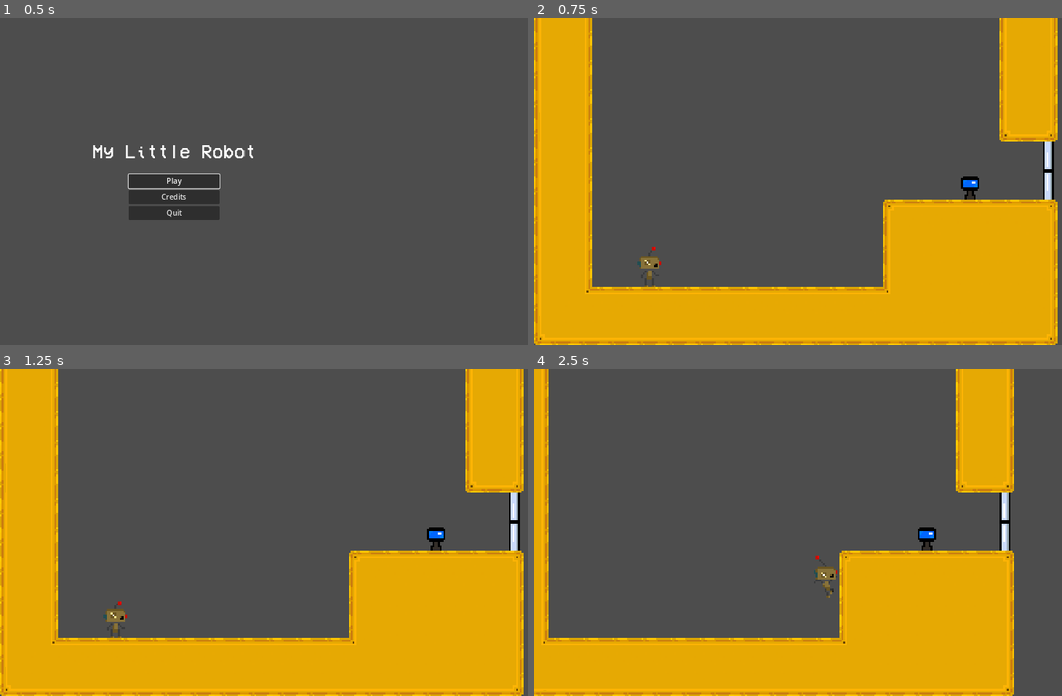
Above: before the commit, frames 1-4 (two rows, left to right).
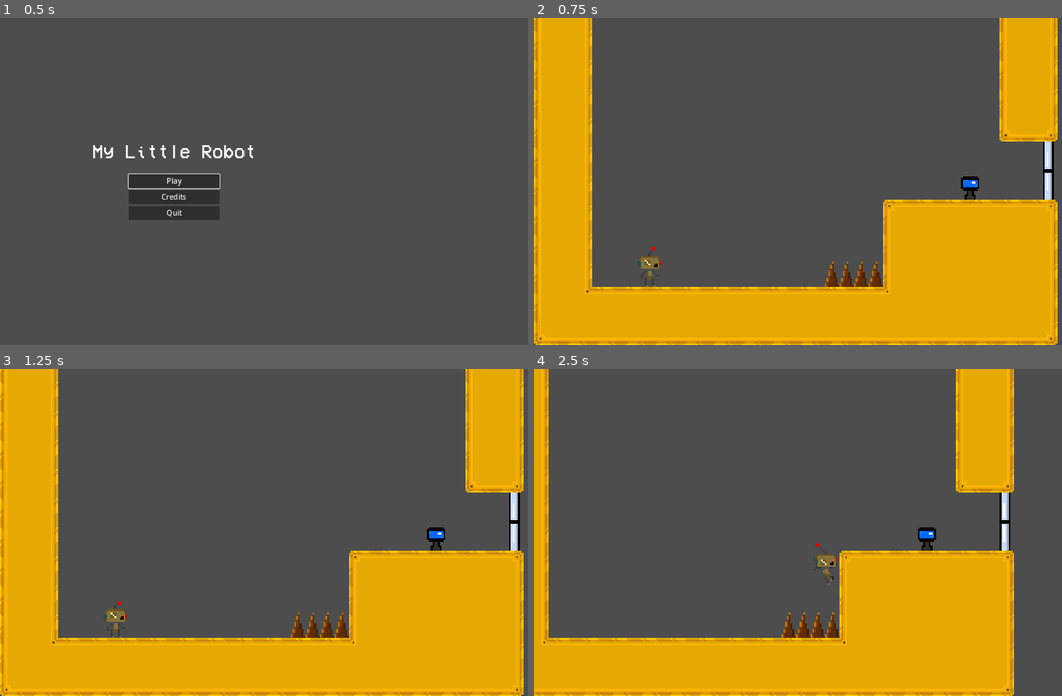
Above: after the commit, the same moments.

Repository: kdreese/gmtk-2024
Game: Godot game, scene res://src/menu/root_menu.tscn
The game is run twice, just before and just after one commit, with the same random seed, the same clock (stepped at 60 frames per second) and the same inputs.
Inputs (mouse positions are in pixels of both pictures, inside the frame that each line leads up to):
- Up to frame 1 (0.5 s): no input
- Up to frame 2 (0.75 s): click "Play" at 0.5 s
- Up to frame 3 (1.25 s): no input
- Up to frame 4 (2.5 s): tap Enter at 1.25 s; move the mouse to (951, 516) at 1.27 s; hold D (move_right) from 1.28 s (still down); tap Shift (dash) at 1.35 s; click (951, 516) at 1.42 s; tap Up (jump) at 1.52, 2.27 s; move the mouse to (708, 548) at 2.02 s; tap E (interact) at 2.1 s

Frame 1 is identical in both runs. In frame 2, 0.4% of the frame differs, in the area x 55-67%, y 74-83%; in frame 3, 0.4%; in frame 4, 0.8%, in the area x 46-58%, y 53-83%.

Commit message:
Initial spikes implementation

Diff:
--- a/project.godot
+++ b/project.godot
@@ -67,6 +67,7 @@
 
 2d_physics/layer_1="Ground"
 2d_physics/layer_2="Player"
+2d_physics/layer_3="HitBox"
 
 [physics]
 
--- /dev/null
+++ b/resources/tilesets/tileset_objects.tres
@@ -0,0 +1,13 @@
+[gd_resource type="TileSet" load_steps=3 format=3 uid="uid://dcqu0nuio066k"]
+
+[ext_resource type="Texture2D" uid="uid://61lskjqrn5x4" path="res://assets/objects/spikes.png" id="1_tm0ms"]
+
+[sub_resource type="TileSetAtlasSource" id="TileSetAtlasSource_wd65y"]
+texture = ExtResource("1_tm0ms")
+0:0/0 = 0
+0:0/0/physics_layer_0/polygon_0/points = PackedVector2Array(-8, -8, 8, -8, 8, 8, -8, 8)
+
+[resource]
+physics_layer_0/collision_layer = 4
+physics_layer_0/collision_mask = 0
+sources/0 = SubResource("TileSetAtlasSource_wd65y")
--- a/src/game/player.gd
+++ b/src/game/player.gd
@@ -15,7 +15,7 @@
 @export var DASH_COOLDOWN := 0.3
 @export var GROUNDED_JUMP_VELOCITY := -300.0
 @export var AERIAL_JUMP_VELOCITY := -280.0
-@export var JUMP_RELEASE_VELOCITY_REDUCTION := 3.0
+@export var JUMP_RELEASE_VELOCITY_REDUCTION := 1.8
 @export var COYOTE_TIME_LIMIT := 0.2
 @export var LANDING_JUMP_BUFFER_TIME := 0.05
 
@@ -183,3 +183,8 @@
 	else:
 		standing_collision_shape.disabled = false
 		dashing_collision_shape.disabled = true
+
+
+func _on_hurt_box_area_entered(area: Area2D) -> void:
+	animated_sprite_2d.play("hurt")
+	print("area entered")
--- a/src/game/player.tscn
+++ b/src/game/player.tscn
@@ -1,7 +1,7 @@
-[gd_scene load_steps=9 format=3 uid="uid://5t5rtqxp61dy"]
+[gd_scene load_steps=10 format=3 uid="uid://5t5rtqxp61dy"]
 
 [ext_resource type="Script" path="res://src/game/player.gd" id="1_21smu"]
-[ext_resource type="SpriteFrames" uid="uid://ce8sxgysi15q5" path="res://assets/characters/player/player_sprite_frames.tres" id="2_63n2m"]
+[ext_resource type="SpriteFrames" uid="uid://ce8sxgysi15q5" path="res://resources/player_sprite_frames.tres" id="2_63n2m"]
 [ext_resource type="AudioStream" uid="uid://cebju2b7ouf82" path="res://assets/sounds/jump.wav" id="3_47665"]
 [ext_resource type="AudioStream" uid="uid://bm7tgjnq42ybi" path="res://assets/sounds/dash.wav" id="4_h3ksm"]
 [ext_resource type="AudioStream" uid="uid://c0r84jdrakxdw" path="res://assets/sounds/step_1.wav" id="5_248jy"]
@@ -11,6 +11,10 @@
 [sub_resource type="CapsuleShape2D" id="CapsuleShape2D_6takb"]
 radius = 8.0
 height = 24.0
+
+[sub_resource type="CapsuleShape2D" id="CapsuleShape2D_yvbrx"]
+radius = 5.0
+height = 16.0
 
 [node name="Player" type="CharacterBody2D" groups=["Player"]]
 z_index = 10
@@ -63,5 +67,15 @@
 [node name="StepTimer" type="Timer" parent="."]
 wait_time = 0.25
 
+[node name="HurtBox" type="Area2D" parent="."]
+collision_layer = 0
+collision_mask = 4
+monitorable = false
+
+[node name="CollisionShape2D" type="CollisionShape2D" parent="HurtBox"]
+position = Vector2(0, -9)
+shape = SubResource("CapsuleShape2D_yvbrx")
+
 [connection signal="animation_changed" from="AnimatedSprite2D" to="." method="on_animation_changed"]
 [connection signal="timeout" from="StepTimer" to="." method="play_step_sound"]
+[connection signal="area_entered" from="HurtBox" to="." method="_on_hurt_box_area_entered"]
--- a/src/levels/level1.tscn
+++ b/src/levels/level1.tscn
@@ -1,13 +1,17 @@
-[gd_scene load_steps=9 format=4 uid="uid://bby4nosfqqn8o"]
+[gd_scene load_steps=11 format=4 uid="uid://bby4nosfqqn8o"]
 
 [ext_resource type="Script" path="res://src/levels/level_1.gd" id="1_0p52p"]
 [ext_resource type="PackedScene" uid="uid://ci6qp1vskqf4r" path="res://src/puzzles/flow/flow_puzzle_1.tscn" id="2_byl51"]
 [ext_resource type="TileSet" uid="uid://prouykjdur4o" path="res://resources/tilesets/tileset_01.tres" id="2_kux3c"]
 [ext_resource type="TileSet" uid="uid://bth3qospiuewq" path="res://resources/tilesets/tileset_02.tres" id="3_mka6j"]
 [ext_resource type="PackedScene" uid="uid://5t5rtqxp61dy" path="res://src/game/player.tscn" id="4_obqjr"]
+[ext_resource type="TileSet" uid="uid://dcqu0nuio066k" path="res://resources/tilesets/tileset_objects.tres" id="5_go02r"]
 [ext_resource type="PackedScene" uid="uid://cg0hj1r053cvc" path="res://src/game/terminal.tscn" id="5_on78q"]
 [ext_resource type="PackedScene" uid="uid://dqh0ukryq2dra" path="res://src/game/door.tscn" id="6_me2q3"]
-[ext_resource type="PackedScene" path="res://src/puzzles/puzzle_console.tscn" id="6_xshj0"]
+[ext_resource type="PackedScene" uid="uid://pxn4070gykuf" path="res://src/puzzles/puzzle_console.tscn" id="6_xshj0"]
+
+[sub_resource type="RectangleShape2D" id="RectangleShape2D_x3q4v"]
+size = Vector2(32, 12)
 
 [node name="Level1" type="Node2D"]
 script = ExtResource("1_0p52p")
@@ -23,6 +27,19 @@
 [node name="Layer2" type="TileMapLayer" parent="Tiles" groups=["Tiles"]]
 tile_set = ExtResource("3_mka6j")
 
+[node name="LayerObjects" type="TileMapLayer" parent="Tiles"]
+tile_map_data = PackedByteArray("AAALAP3/AAAAAAAAAAAKAP3/AAAAAAAAAAA=")
+tile_set = ExtResource("5_go02r")
+
+[node name="SpikesArea" type="Area2D" parent="Tiles/LayerObjects"]
+collision_layer = 4
+collision_mask = 0
+monitoring = false
+
+[node name="CollisionShape2D" type="CollisionShape2D" parent="Tiles/LayerObjects/SpikesArea"]
+position = Vector2(176, -38)
+shape = SubResource("RectangleShape2D_x3q4v")
+
 [node name="Player" parent="." instance=ExtResource("4_obqjr")]
 position = Vector2(64, -32)
 
Binary file added: assets/objects/spikes.png
Not shown, added: assets/objects/spikes.png.import
Renamed: assets/characters/player/player_sprite_frames.tres -> resources/player_sprite_frames.tres
